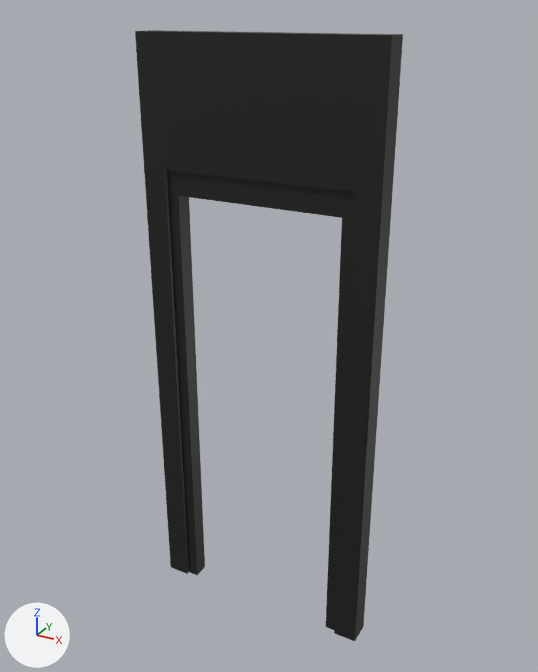
A saved change to the glTF model asset/WallDoor-col.gltf.
Camera for both pictures: a camera (50 mm lens) standing at (2.74, -3.94, 5.15) and looking at (0.02, 1.0, 2.68). Lighting does not change. The marker at lower left points along +X, +Y and +Z. Where no turn or scale is listed for an object, it has been applied to the vertices. Vertices at the same position are counted once.

Before the edit, the objects in view are built like this:
```python
me_cube_001 = bpy.data.meshes.new('Cube.001')
me_cube_001.from_pydata(...)  # 24 vertices, 44 faces; spans x -0.1..1.5, y -0.07..0.07, z -1.9..2.1
me_cube_001.materials.append(mat_dark)  # black #191919
me_doorframe = bpy.data.meshes.new('DoorFrame')
me_doorframe.from_pydata(...)  # 24 vertices, 44 faces; spans x -1.0..1.0, y 0.8..1.0, z 0.0..5.0
me_doorframe.materials.append(mat_dark)  # black #191919
ob_doorframe = bpy.data.objects.new('DoorFrame', me_cube_001)
ob_doorframe.location = (-0.7, 0.9, 1.9)
ob_walldoor = bpy.data.objects.new('WallDoor', me_doorframe)
ob_walldoor.location = (0.0, 0.0, 0.0)
```
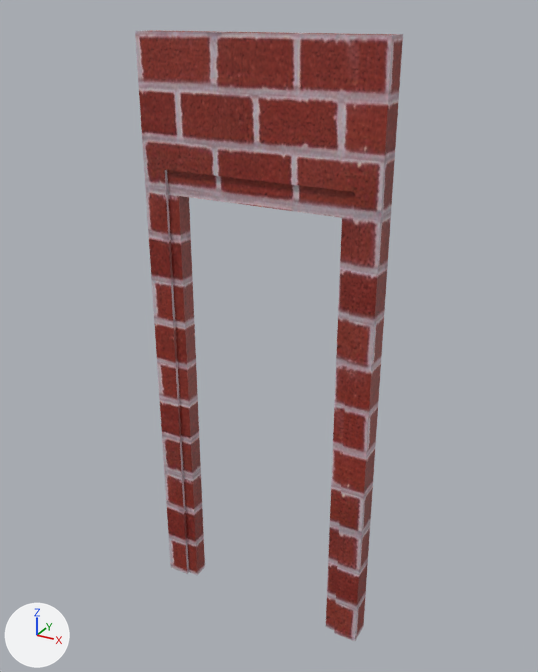
Where the change shows, as pixel boxes [x1, y1, x2, y2] in the pictures (538 x 672 px):
'WallDoor', recoloured, surface changed (black to red): [135, 30, 403, 641] in both
'DoorFrame', recoloured (black to red): [167, 170, 355, 630] in both

The change in detail:
Picture 'red_brick' (img_red_brick) is new.
Material 'Material' (mat_material) is new.
Its texture is img_red_brick.
me_doorframe has 24 vertices, 44 faces and spans x -1.0..1.0, y 0.8..1.0, z 0.0..5.0.
me_doorframe is used by ob_walldoor; location (0.0, 0.0, 0.0).
me_doorframe no longer uses material mat_dark (black #191919).
me_doorframe part 1: texture (UV) coordinates of 44 of 44 faces, centred in x -1.0..1.0, y 0.8..1.0, z 0.0..5.0, changed; they spanned u 0.0..1.0, v 0.0..1.0 and now span u 0.0..1.0, v -0.43..1.43.
me_doorframe now uses material mat_material (picture img_red_brick).
me_cube_001 has 24 vertices, 44 faces and spans x -0.1..1.5, y -0.07..0.07, z -1.9..2.1.
me_cube_001 no longer uses material mat_dark (black #191919).
me_cube_001 now uses material mat_material (picture img_red_brick).
